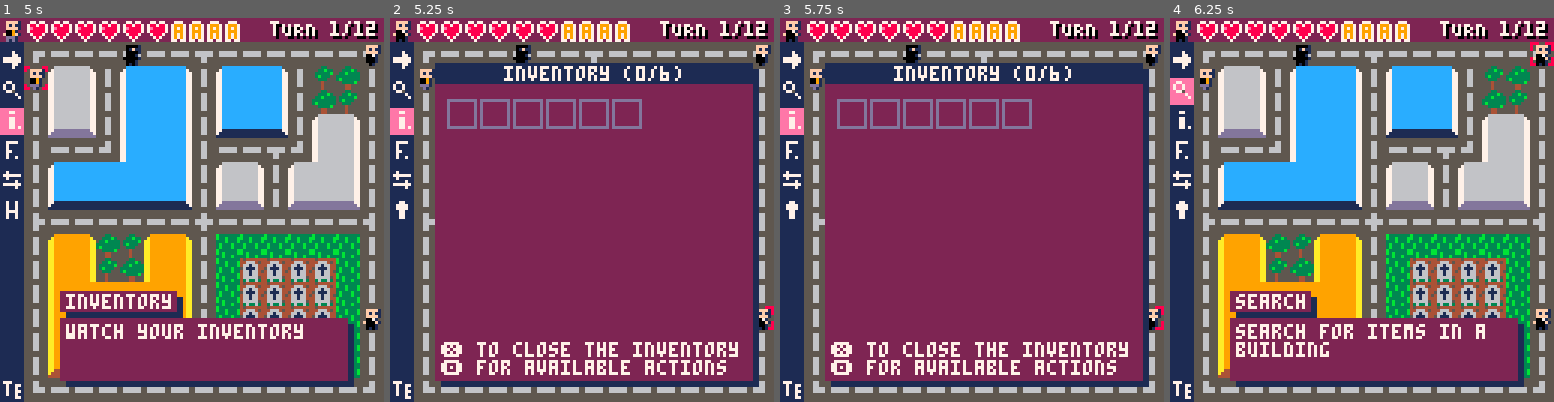
Above: before the commit, frames 1-4 (left to right).
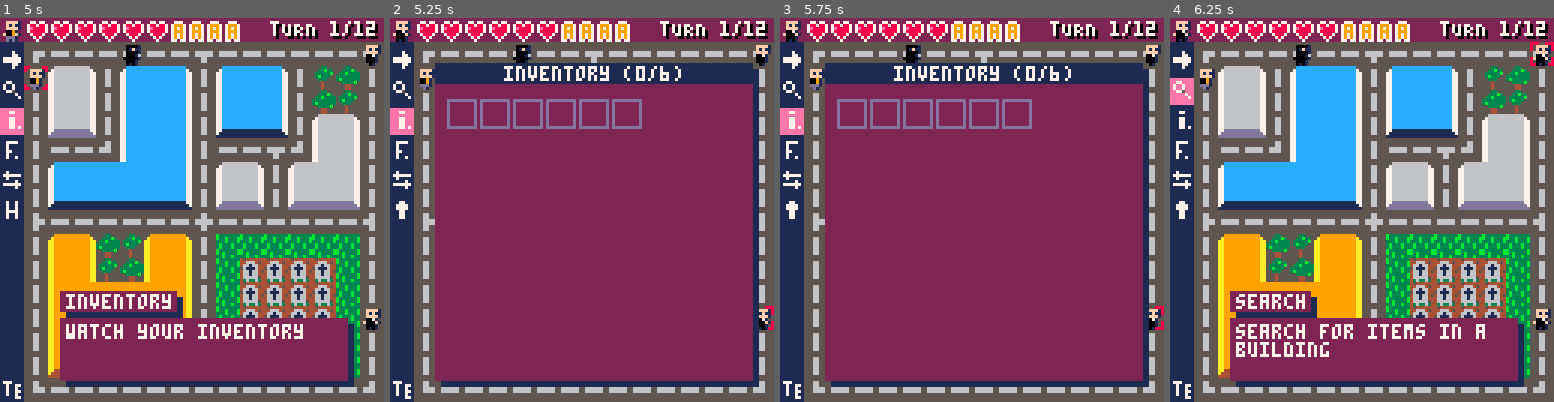
Above: after the commit, the same moments.

Repository: pixelocene/z
Game: PICO-8 cartridge z.p8
Same seed, same stepped clock (60 frames per second), same inputs: the game is played once before the commit and once after it.
Inputs:
- Up to frame 1 (5 s): tap O (Z key) at 0.33, 1.07, 2.22, 3.72 s; tap Down at 0.7 s; tap X (X key) at 1.43, 2.07, 2.82, 3.57, 4.32 s; hold Up 1.97-2.63 s; hold Right 2.68-3.02 s; hold Down 3.07-3.73 s; hold Left 3.78-4.12 s; hold Up 4.17-4.5 s; hold Left from 4.55 s (still down)
- Up to frame 2 (5.25 s): release Left at 5.05 s; tap X (X key) at 5.07 s; hold Right from 5.1 s (still down); tap O (Z key) at 5.22 s
- Up to frame 3 (5.75 s): keep holding Right
- Up to frame 4 (6.25 s): tap X (X key) at 5.82 s; release Right at 5.93 s; hold Up from 5.98 s (still down)

Frame 1 is identical in both runs. In frame 2, 2.5% of the frame differs, in the area x 13-91%, y 84-93%; in frame 3, 2.5%; in frame 4, nothing differs.

Commit message:
Run action automaticaly, autoremove from inventory and add action menu

Diff:
--- a/z.p8
+++ b/z.p8
@@ -98,6 +98,8 @@
 
 	current_action=actions[1]
 	current_inventory_selection=nil
+	inventory_actions={"use","throw"}
+	current_inventory_action=1
 
 	-- init areas
 	repeat
@@ -220,12 +222,21 @@
 		if #p.inventory>0 then
 			if (btnp(⬅️)) current_inventory_selection-=1
 			if (btnp(➡️)) current_inventory_selection+=1
+			if (btnp(⬇️)) current_inventory_action+=1
+			if (btnp(⬆️)) current_inventory_action-=1
 
 			if current_inventory_selection > #p.inventory then
 				current_inventory_selection=1
 			end
 			if current_inventory_selection < 1 then
 				current_inventory_selection=#p.inventory
+			end
+
+			if current_inventory_action > #inventory_actions then
+				current_inventory_action=1
+			end
+			if current_inventory_action < 1 then
+				current_inventory_action=#current_inventory_action
 			end
 		end
 
@@ -282,9 +293,12 @@
 			message="you found "..o.name,
 			anim=4
 		}
-		add(p.inventory,o)
 		-- Run the action if it has one
-		--if o.action~=nil then o.actions() end
+		if o.action~=nil then o.action() end
+		-- Add the object to the inventory if set
+		if o.autoremove==nil or o.autoremove==false then
+			add(p.inventory,o)
+		end
 	end
 	if current_action.name=="inventory" then
 		current_inventory_selection=1
@@ -354,16 +368,37 @@
 		local o=p.inventory[current_inventory_selection]
 
 		if o~=nil then
+
 			print(o.name,21,46,0)
 			print(o.name,20,45,7)
-			print(o.description,21,56,0)
-			print(o.description,20,55,7)
-		end
-
-		print(
-			"❎ to close the inventory\n🅾️ for available actions",
-			17,108,7
-		)
+
+			print(o.description,21,61,0)
+			print(o.description,20,60,7)
+
+			local box_x=82
+			local box_y=95
+			local box_w=35
+			local box_h=22
+
+			line(box_x+1,box_y,box_x+box_w-1,box_y,1)
+			line(box_x+1,box_y+box_h,box_x+box_w-1,box_y+box_h,1)
+			line(box_x,box_y+1,box_x,box_y+box_h-1,1)
+			line(box_x+box_w,box_y+1,box_x+box_w,box_y+box_h-1,1)
+
+			print("use",box_x+6,box_y+6,0)
+			if inventory_actions[current_inventory_action]=="use" then
+				print("use",box_x+5,box_y+5,7)
+			else
+				print("use",box_x+5,box_y+5,6)
+			end
+			print("throw",box_x+6,box_y+6+8,0)
+			if inventory_actions[current_inventory_action]=="throw" then
+				print("throw",box_x+5,box_y+5+8,7)
+			else
+				print("throw",box_x+5,box_y+5+8,6)
+			end
+
+		end
 	end
 
 	if info_message.message~=nil then
@@ -713,25 +748,31 @@
 -- game data
 
 -- objects
+-- nb: descriptions must no be more than 24 caraters per line
 objects = {
 	-- simple building
 	trap={
 		name="trap",
-		description="you lose 1♥",
+		description="it’s a trap! you lose 1♥",
 		action=function()
 			local p=players[current_player]
 			p.hp-=1
-		end
+		end,
+		autoremove=true,
 	},
 	kitchen_knife={
 		sprite=64,
 		name="kitchen knife",
-		description="a kitchen knife",
+		description="+1 damage in melee",
 	},
 	bandage={
 		sprite=96,
 		name="bandage",
 		description="recover 1♥",
+		use=function()
+			local p=players[current_player]
+			p.hp+=1
+		end
 	},
 	survival_book={
 		sprite=81,
@@ -741,12 +782,12 @@
 	toothpaste={
 		sprite=0,
 		name="toothpaste",
-		description="your breath left a little to be\ndesired lately.",
+		description="your breath left a\nlittle to be desired\nlately.",
 	},
 	brick={
 		sprite=65,
 		name="brick",
-		description="a red brick to do something with",
+		description="+1 damage in ranged",
 	},
 	-- sanitarium
 	hungry_patient={
@@ -761,7 +802,7 @@
 	straitjacket={
 		sprite=0,
 		name="straitjacket",
-		description="this is precisely your size,\ncoincidence?"
+		description="this is precisely your\nsize, coincidence?"
 	},
 	care_kit={
 		sprite=97,
@@ -776,38 +817,38 @@
 	antibiotics={
 		sprite=112,
 		name="antibiotics",
-		description="",
+		description="???",
 	},
 	-- police station
 	cell_door={
 		sprite=0,
 		name="cell door",
-		description="",
+		description="???",
 	},
 	gun={
 		sprite=67,
 		name="a gun with 3 ammo",
-		description="",
+		description="???",
 	},
 	stale_donuts={
 		sprite=0,
 		name="stale donuts",
-		description="The appearance is suspicious, but you are so hungry...",
+		description="the appearance is\nsuspicious, but you are\nso hungry...",
 	},
 	cocain_bag={
 		sprite=98,
 		name="cocain bag",
-		description="",
+		description="???",
 	},
 	bulletproof_vest={
 		sprite=82,
 		name="bulletproof vest",
-		description="",
+		description="???",
 	},
 	cb_radio={
 		sprite=113,
 		name="cb-radio",
-		description="",
+		description="???",
 	},
 	-- graveyard
 	embittered_deceased={
@@ -818,58 +859,58 @@
 	gravedigger_shovel={
 		sprite=68,
 		name="gravedigger shovel",
-		description="",
+		description="???",
 	},
 	flower_wreath={
 		sprite=0,
 		name="flower wreath",
-		description="we will all go to heaven... but in fact no",
+		description="we will all go to\nheaven...\nbut in fact no",
 	},
 	matches={
 		sprite=100,
 		name="matches",
-		description="",
+		description="???",
 	},
 	old_military_helmet={
 		sprite=83,
 		name="old military helmet",
-		description="",
+		description="???",
 	},
 	bag_of_nails={
 		sprite=114,
 		name="bag of nails",
-		description="",
+		description="???",
 	},
 	-- garage
 	dangerous_material={
 		sprite=0,
 		name="dangerous material",
-		description="",
+		description="???",
 	},
 	rifle={
 		sprite=69,
 		name="rifle with 6 ammo",
-		description="",
+		description="???",
 	},
 	pinup_calendar={
 		sprite=0,
 		name="pinup calendar",
-		description="miss december has definitely changed a lot since",
+		description="miss december has\ndefinitely changed a\nlot since",
 	},
 	energy_drink={
 		sprite=0,
 		name="energy drink",
-		description="",
+		description="???",
 	},
 	tool_bag={
 		sprite=84,
 		name="tool bag",
-		description="tool bag",
+		description="???",
 	},
 	gasoline={
 		sprite=115,
 		name="gasoline",
-		description=""
+		description="???"
 	}
 }
 
